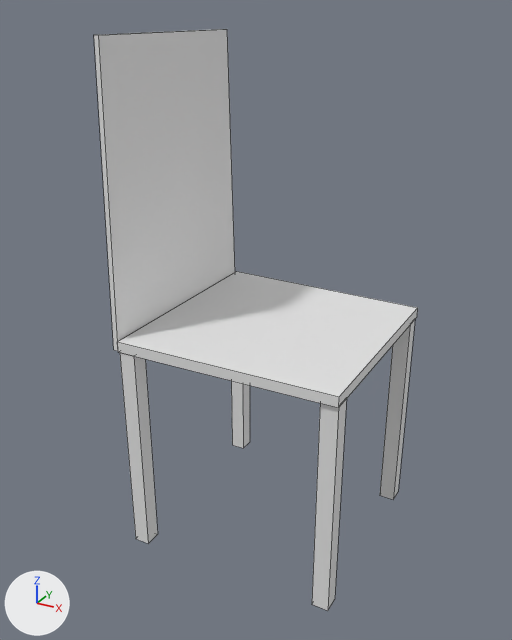
The FBX model P2/Just some assets/Chair.FBX: old version first, new version second.
Camera for both pictures: a 50 mm camera at (0.528, -1.038, 0.535) aimed at (-0.03, -0.024, 0.028). Every picture has the same lights, and +X, +Y and +Z are marked at lower left. Mesh edges are drawn as thin lines.

Script lines for the objects in view, before the commit:
```python
me_mesh = bpy.data.meshes.new('Mesh')
me_mesh.from_pydata(...)  # 48 vertices, 36 faces; spans x -0.213..0.2, y -0.2..0.2, z -0.4..0.5
ob_chair = bpy.data.objects.new('Chair', me_mesh)
ob_chair.location = (0.0, 0.0, 0.0)
```
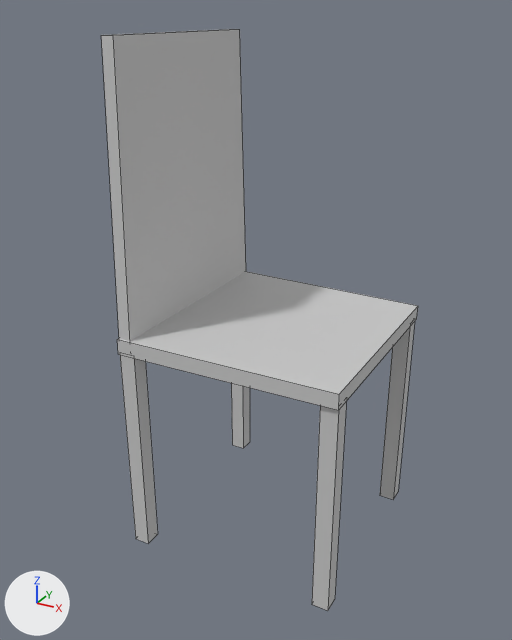
What changed in the scene script:
```text
Add mat_chair_seating:
    mat_chair_seating = principled_material('Chair_Seating')
    mat_chair_seating.base_color = (0.588, 0.588, 0.588)  # light grey #cacaca
    mat_chair_seating.roughness = 0.859
Add mat_chair_frame:
    mat_chair_frame = principled_material('Chair_Frame')
    mat_chair_frame.base_color = (0.588, 0.588, 0.588)  # light grey #cacaca
    mat_chair_frame.roughness = 0.859
Add mat_material__4:
    mat_material__4 = principled_material('Material #4')
    mat_material__4.base_color = (0.588, 0.588, 0.588)  # light grey #cacaca
    mat_material__4.roughness = 0.859
Change me_mesh:
    where me_mesh.from_pydata(...)  # 48 vertices, 36 faces; spans x -0.213..0.2, y -0.2..0.2, z -0.4..0.5
    used by ob_chair; location = (0.0, 0.0, 0.0)
    me_mesh part 1: the loose piece of 8 vertices spanning x -0.213..-0.203, y -0.196..0.199, z 0.0..0.5 is scaled about its middle by (2.44, 1, 1), then moved by (0.02, 0.0, 0.0)
    me_mesh part 2: all 20 faces centred in x -0.198..0.198, y -0.198..0.198, z -0.4..-0.2 switch from no material to mat_chair_frame (light grey #cacaca)
    add me_mesh.materials.append(mat_material__4)  # light grey #cacaca
    add me_mesh.materials.append(mat_chair_seating)  # light grey #cacaca
```

Where the change shows, as pixel boxes [x1, y1, x2, y2] in the pictures (512 x 640 px; the box of a moved part takes in the faces that stretch with it):
'Chair', reshaped, recoloured: before [94, 29, 418, 611]; after [101, 29, 418, 611]
part 1 of me_mesh, moved or reshaped: before [94, 29, 235, 351]; after [101, 29, 246, 341]
part 2 of me_mesh, recoloured: [120, 322, 415, 611] in both
